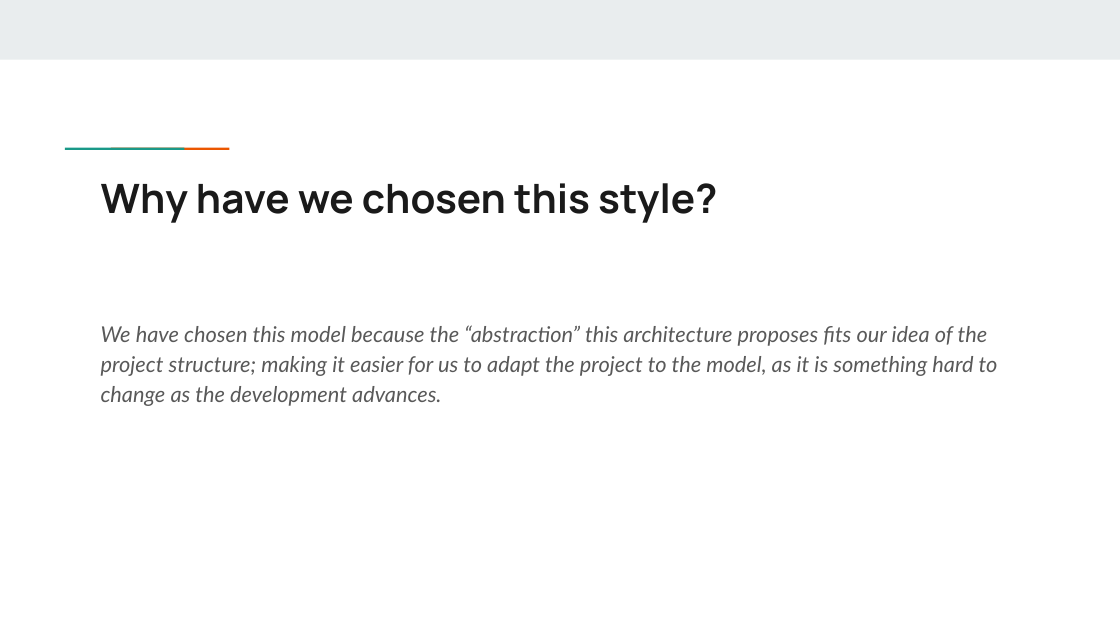
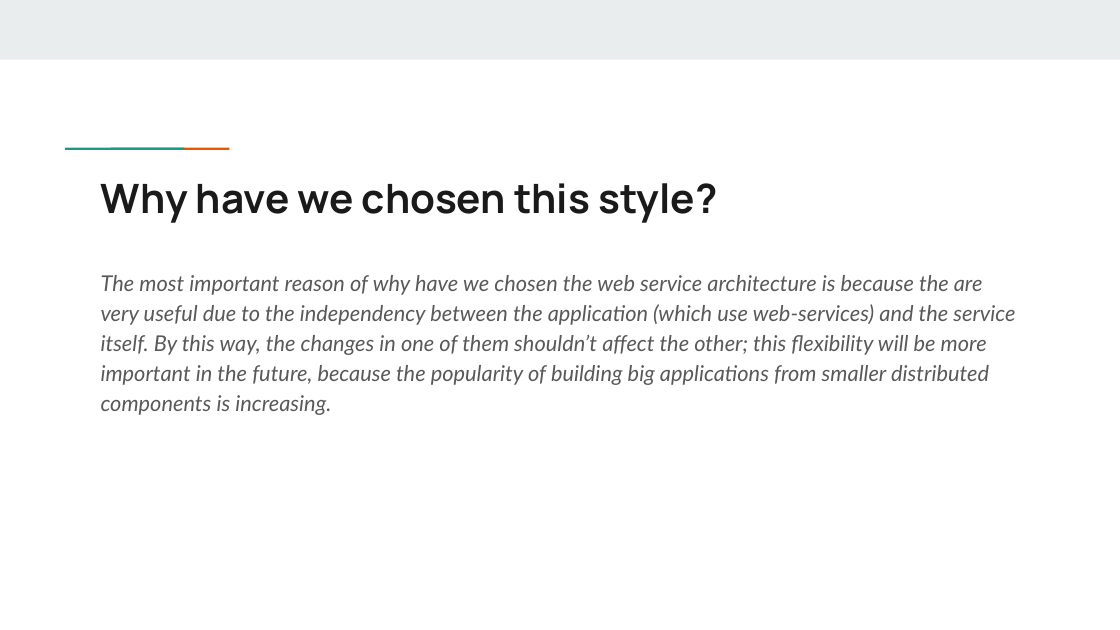
Before and after one commit to Jibiri-Software/WhiteWiseWeasel, a slide deck: slide 8 of SoftwareArchitecture/Jibiri_software_architecture_choice.pptx. Drawn at 1120x630 pixels with LibreOffice and Linux fonts; fonts in the diff are those of the drawing. Boxes give left, top, right and bottom in pixels: in the first picture for what was removed or moved away, otherwise in the second. Text is boxed around its words. In the diff, an @@ line names an element or a change of style, - is before the commit and + after.

Commit message:
Reuploaded architecture diapositives

```diff
--- a/SoftwareArchitecture/Jibiri_software_architecture_choice.pptx
+++ b/SoftwareArchitecture/Jibiri_software_architecture_choice.pptx
@@ text at (x1=101, y1=275, x2=1015, y2=415): text changed @@
-We have chosen this model because the “abstraction” this architecture proposes fits our idea of the project structure; making it easier for us to adapt the project to the model, as it is something hard to change as the development advances.
+The most important reason of why have we chosen the web service architecture is because the are very useful due to the independency between the application (which use web-services) and the service itself. By this way, the changes in one of them shouldn’t affect the other; this flexibility will be more important in the future, because the popularity of building big applications from smaller distributed components is increasing.
```
Also in this commit, not shown: 7 slides added, 6 slides removed, 2 other files.
